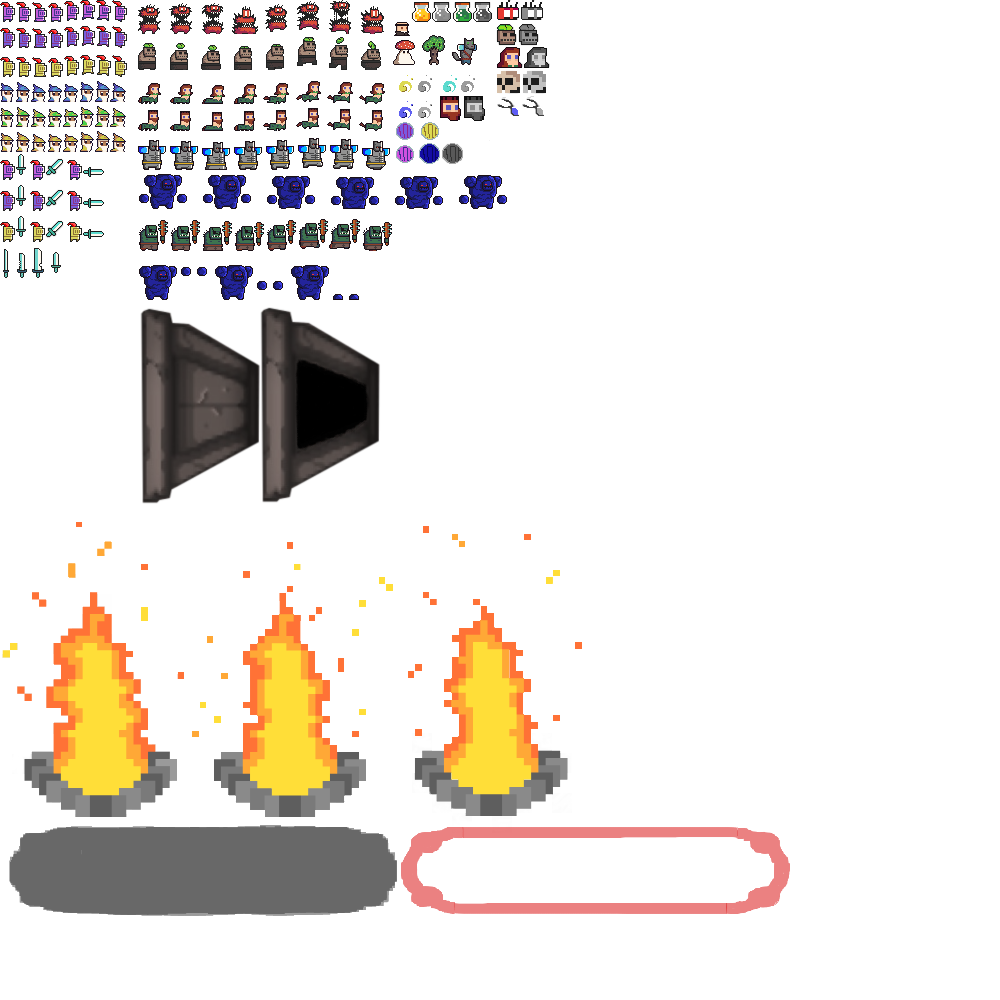
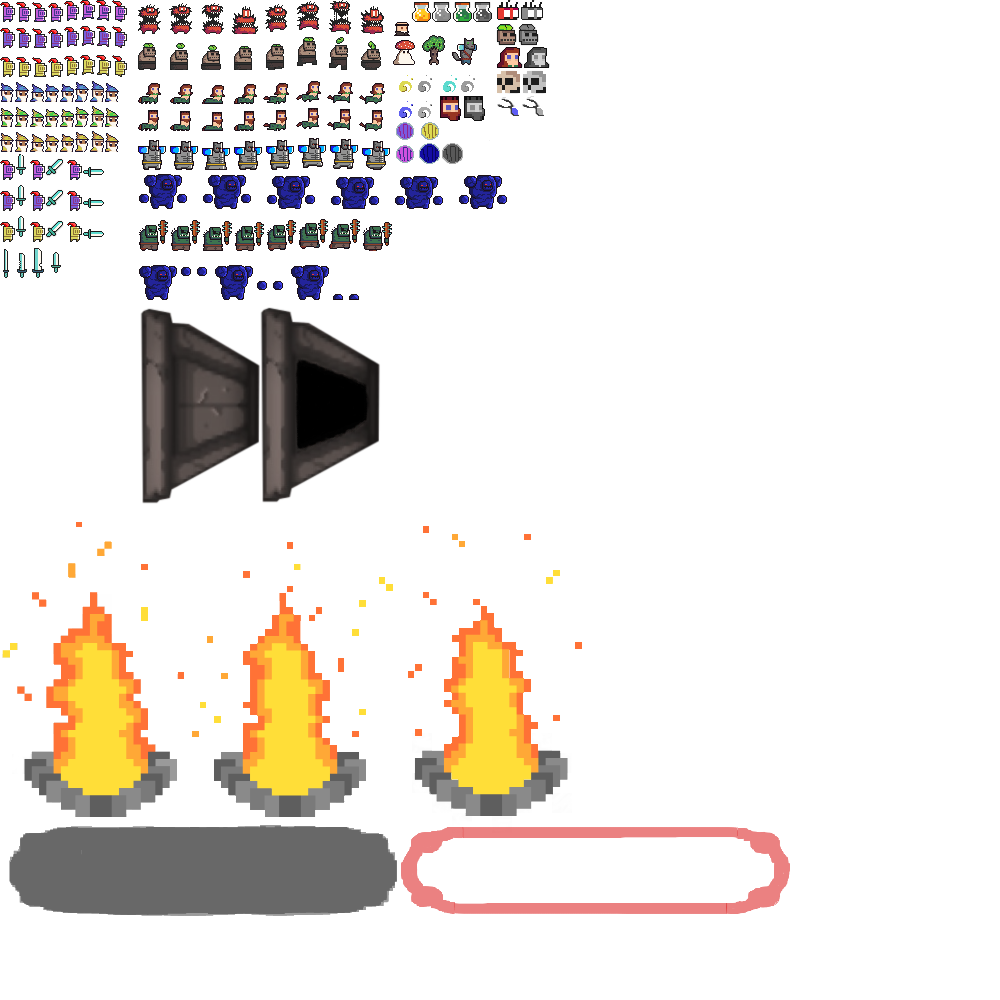
The second 1000 × 1000 image is a revision of the first. Changes to its layers:
painted on "Background" over [15, 81, 126, 155]
